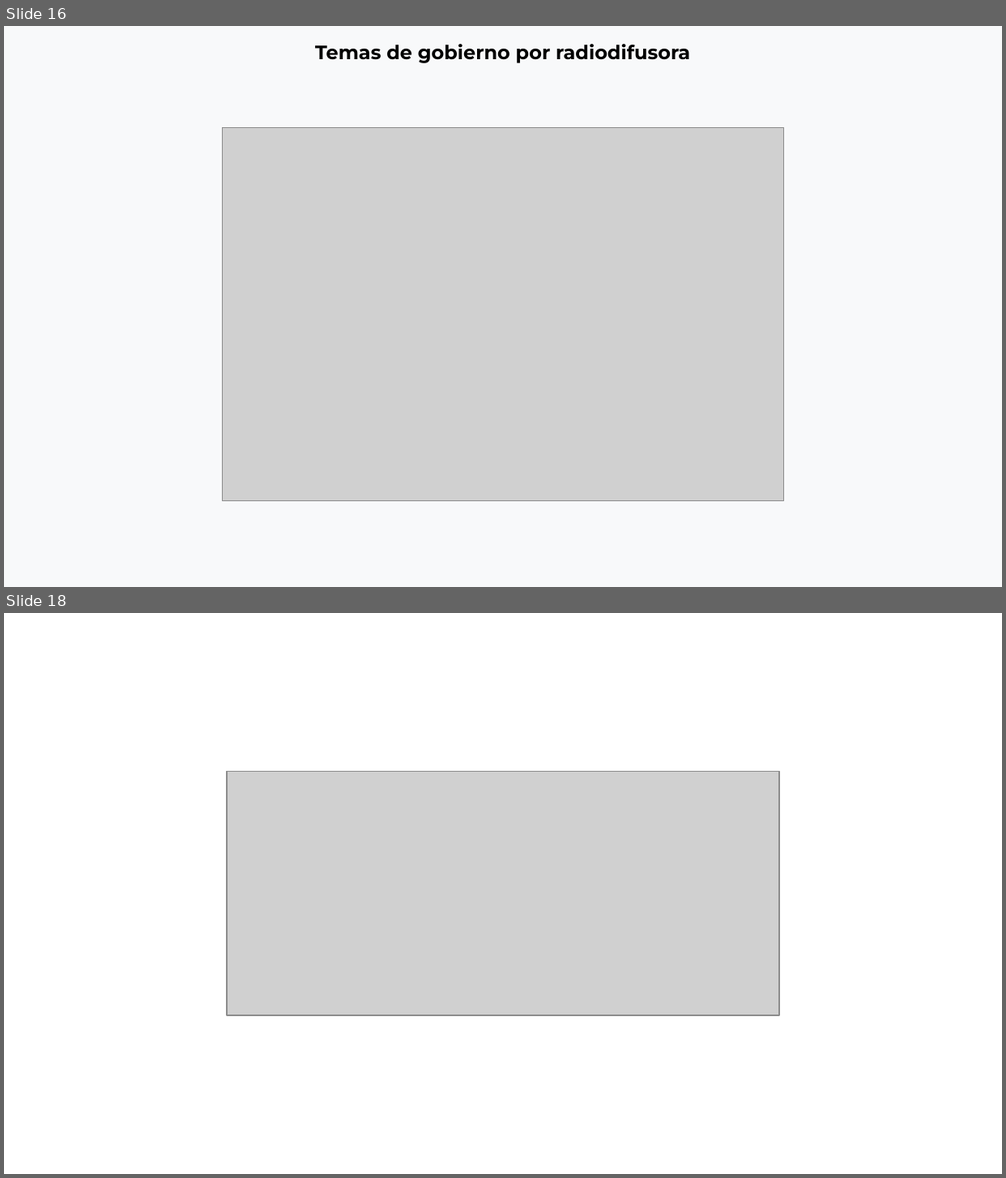
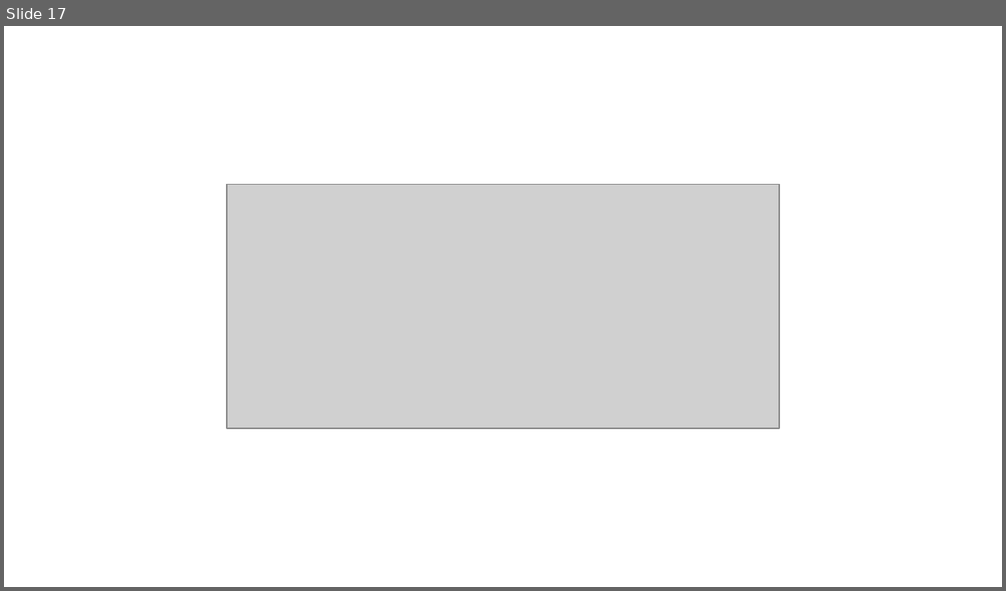
Before and after one commit to thelonious9/Reporteportadas, a slide deck: Reporte 150926.pptx. Shown one above the other, each under a label of ours: slides 16 and 18 before the commit, slide 17 after it; the slides between them are not shown. The pictures are 1006x1178 and 1006x591 pixels, drawn with LibreOffice and Linux fonts; fonts in the diff are those of the drawing; grey boxes stand for pictures; background and template pictures are left out. Boxes give left, top, right and bottom in pixels: in the first picture for what was removed or moved away, otherwise in the second. Text is boxed around its words. In the diff, an @@ line names an element or a change of style, - is before the commit and + after.

```diff
--- a/Reporte 150926.pptx
+++ b/Reporte 150926.pptx
@@ slide 16 removed at (4,26,1002,587), background #F8F9FA @@
@@ text removed at (315,44,690,63) @@
-Temas de gobierno por radiodifusora
@@ picture removed at (223,128,783,501) @@
@@ what was slide 18 is now slide 17 @@
```
Also in this commit, not shown: 6 slides changed, 2 other files.
